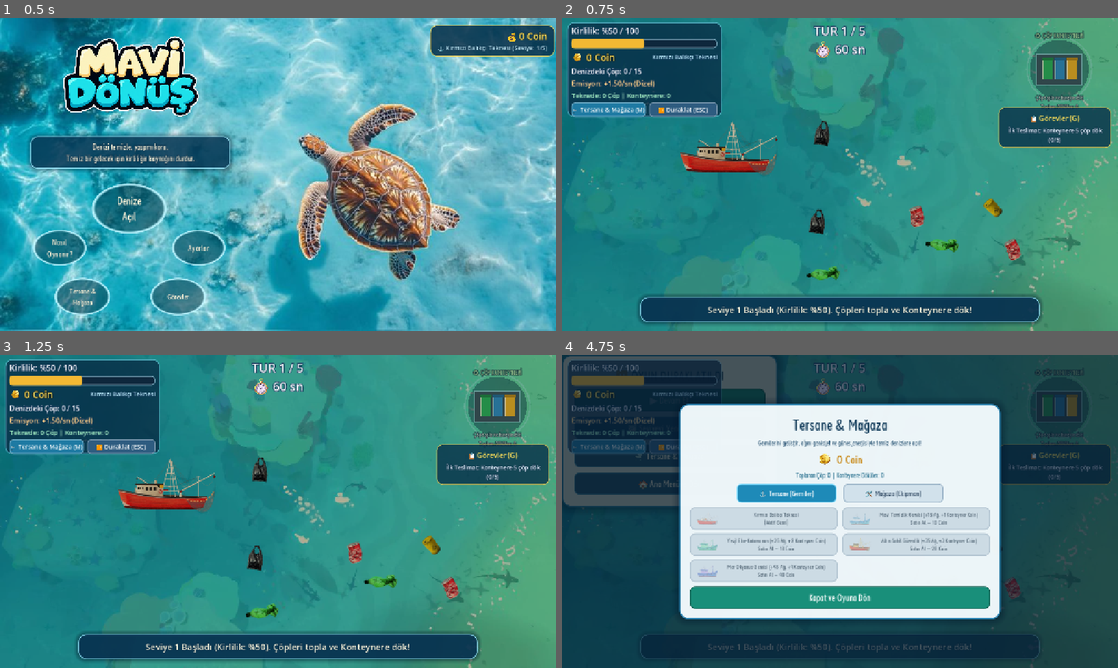
Above: before the commit, frames 1-4 (two rows, left to right).
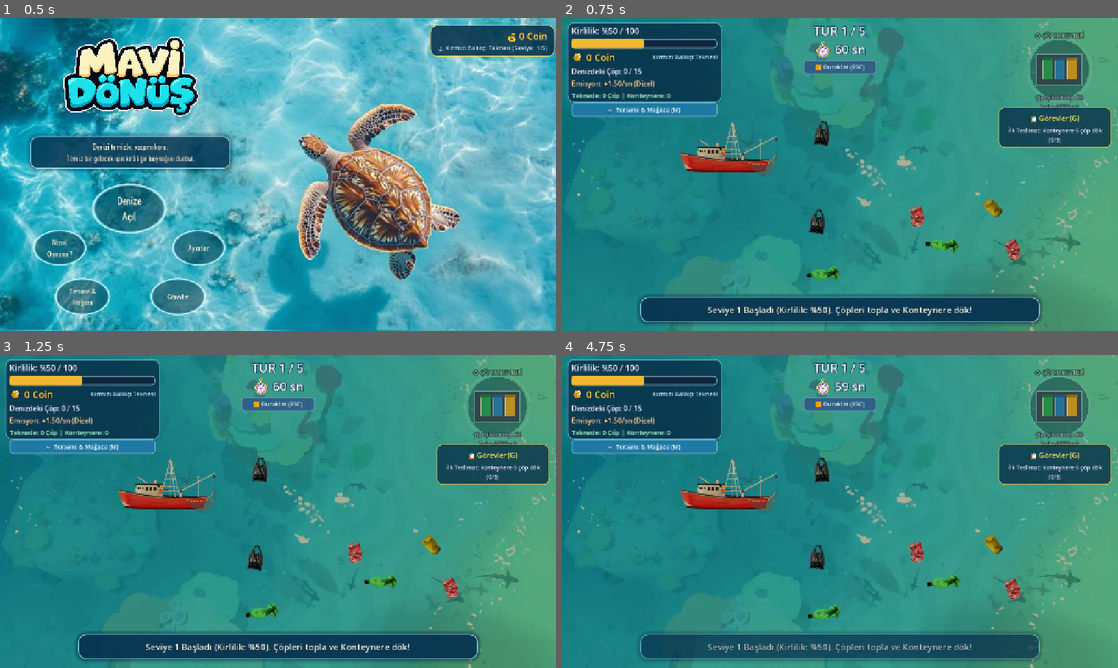
Above: after the commit, the same moments.

Repository: tubaiskol/Mavi-Donus-Hackathon-Team22
Game: Godot game, scene res://scenes/main_menu.tscn
Same seed, same stepped clock (60 frames per second), same inputs: the game is played once before the commit and once after it. The engine's default icon, where the game draws it, is replaced by a stand-in: a white triangle on a blue panel in a dark square.
Inputs (mouse positions are in pixels of both pictures, inside the frame that each line leads up to):
- Up to frame 1 (0.5 s): no input
- Up to frame 2 (0.75 s): click "Denize Açıl" at 0.5 s
- Up to frame 3 (1.25 s): no input
- Up to frame 4 (4.75 s): click "⏸️ Duraklat (ESC)" at 1.25 s; click "🛒 Tersane & Mağaza (M)" at 2 s; click "📋 Görevler (G)" at 2.75 s; click (784, 492) at 3.5 s, where only the run before the commit has a clickable "⚓ Tersane (Gemiler)"; click "▶️ Devam Et" at 4.25 s

Frame 1 is identical in both runs. In frame 2, 1.4% of the frame differs, in the area x 1-57%, y 13-32%; in frame 3, 1.4%; in frame 4, 96%, in the area x 0-100%, y 0-100%.

Commit message:
oyun duraklatma penceresi ve butonu ekranın ortasına alındı

Diff:
--- a/scripts/game.gd
+++ b/scripts/game.gd
@@ -23,7 +23,7 @@
 var _dock_title_label: Label
 var _dock_sub_label: Label
 
-var _pause_modal: Control
+var _pause_modal: CanvasLayer
 var _delivery_guidance_timer := 0.0
 var _turtle_guidance_timer := 0.0
 
@@ -68,7 +68,7 @@
 func _style_top_info() -> void:
 	top_info.set_anchors_and_offsets_preset(Control.PRESET_TOP_WIDE)
 	top_info.offset_top = 10.0
-	top_info.offset_bottom = 96.0
+	top_info.offset_bottom = 120.0
 	top_info.mouse_filter = Control.MOUSE_FILTER_IGNORE
 	top_info.add_theme_constant_override("separation", 4)
 
@@ -343,25 +343,25 @@
 
 # --- PAUSE (DURAKLATMA) MENÜSÜ ---
 func _build_pause_modal() -> void:
-	_pause_modal = Control.new()
-	_pause_modal.name = "PauseModal"
-	_pause_modal.set_anchors_and_offsets_preset(Control.PRESET_FULL_RECT)
+	_pause_modal = CanvasLayer.new()
+	_pause_modal.name = "PauseModalLayer"
+	_pause_modal.layer = 15
 	_pause_modal.visible = false
 	_pause_modal.process_mode = Node.PROCESS_MODE_ALWAYS
+	add_child(_pause_modal)
+
+	var dim := ColorRect.new()
+	dim.color = Color(0.02, 0.10, 0.18, 0.70)
+	dim.set_anchors_and_offsets_preset(Control.PRESET_FULL_RECT)
+	_pause_modal.add_child(dim)
+
+	var cc := CenterContainer.new()
+	cc.set_anchors_and_offsets_preset(Control.PRESET_FULL_RECT)
 	if MENU_FONT:
 		var th := Theme.new()
 		th.default_font = MENU_FONT
 		th.default_font_size = 20
-		_pause_modal.theme = th
-	add_child(_pause_modal)
-
-	var dim := ColorRect.new()
-	dim.color = Color(0.02, 0.10, 0.18, 0.70)
-	dim.set_anchors_and_offsets_preset(Control.PRESET_FULL_RECT)
-	_pause_modal.add_child(dim)
-
-	var cc := CenterContainer.new()
-	cc.set_anchors_and_offsets_preset(Control.PRESET_FULL_RECT)
+		cc.theme = th
 	_pause_modal.add_child(cc)
 
 	var pc := PanelContainer.new()
--- a/scripts/hud.gd
+++ b/scripts/hud.gd
@@ -77,7 +77,7 @@
 	card_sb.set_corner_radius_all(14)
 	stats_panel.add_theme_stylebox_override("panel", card_sb)
 	stats_panel.position = Vector2(12, 10)
-	stats_panel.size = Vector2(356, 218)
+	stats_panel.size = Vector2(356, 184)
 	add_child(stats_panel)
 	move_child(stats_panel, 0)
 
@@ -134,14 +134,19 @@
 	_container_label.add_theme_constant_override("outline_size", 4)
 	stats_box.add_child(_container_label)
 
-	# Sol üst kutu butonları: Tersane & Mağaza + Duraklat
-	var btn_row := HBoxContainer.new()
-	btn_row.add_theme_constant_override("separation", 8)
+	# Sol üst kutu butonu: Sadece Tersane & Mağaza (Tam genişlik)
 	var shop_btn := _make_hud_action_button("🛒 Tersane & Mağaza (M)", _toggle_shop_from_hud, Color(0.12, 0.48, 0.64))
-	var pause_btn := _make_hud_action_button("⏸️ Duraklat (ESC)", _toggle_pause_from_hud, Color(0.18, 0.36, 0.50))
-	btn_row.add_child(shop_btn)
-	btn_row.add_child(pause_btn)
-	stats_box.add_child(btn_row)
+	shop_btn.size_flags_horizontal = Control.SIZE_EXPAND_FILL
+	stats_box.add_child(shop_btn)
+
+	# Üst orta duraklat butonu (Ortaya konumlandırıldı)
+	var top_info: VBoxContainer = get_node_or_null("TopInfo") as VBoxContainer
+	if top_info:
+		var pause_btn := _make_hud_action_button("⏸️ Duraklat (ESC)", _toggle_pause_from_hud, Color(0.18, 0.38, 0.52))
+		pause_btn.name = "CenterPauseButton"
+		pause_btn.size_flags_horizontal = Control.SIZE_SHRINK_CENTER
+		pause_btn.custom_minimum_size = Vector2(170, 32)
+		top_info.add_child(pause_btn)
 
 	# Alt orta bildirim kapsülü
 	_toast_panel = PanelContainer.new()
